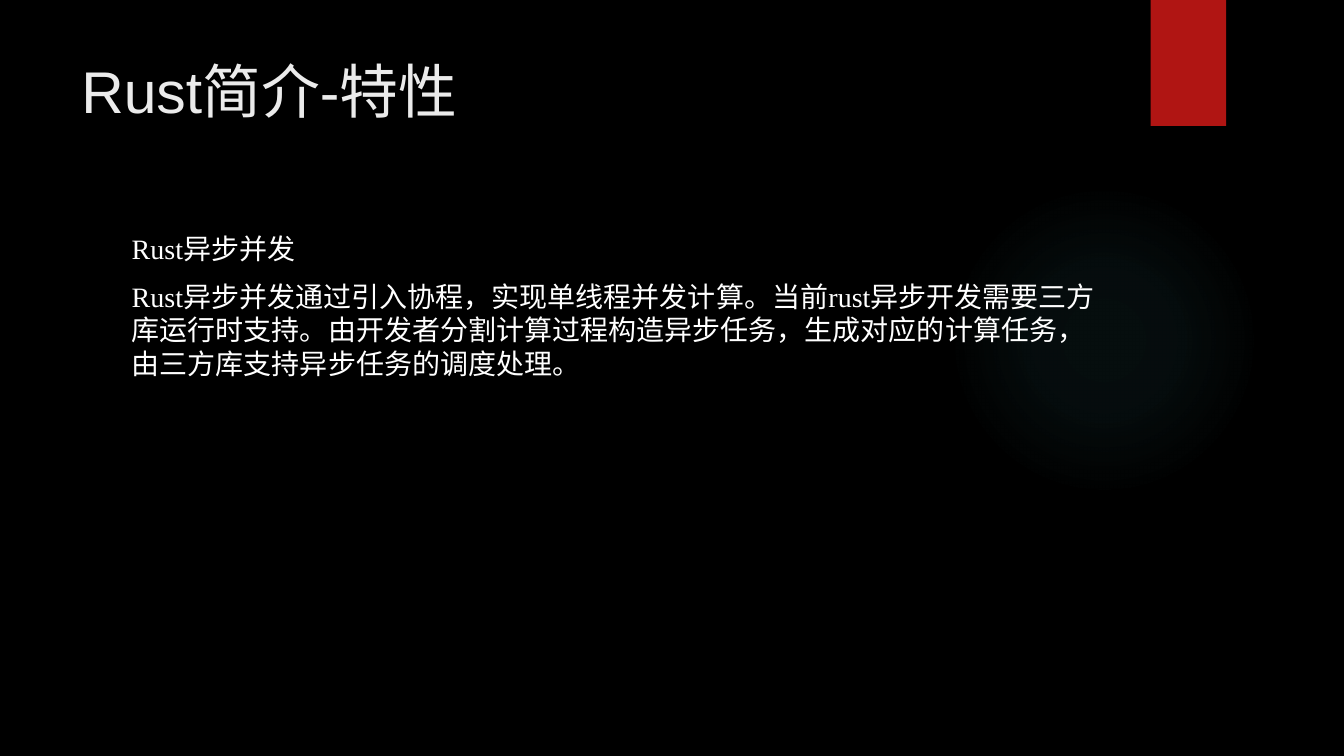
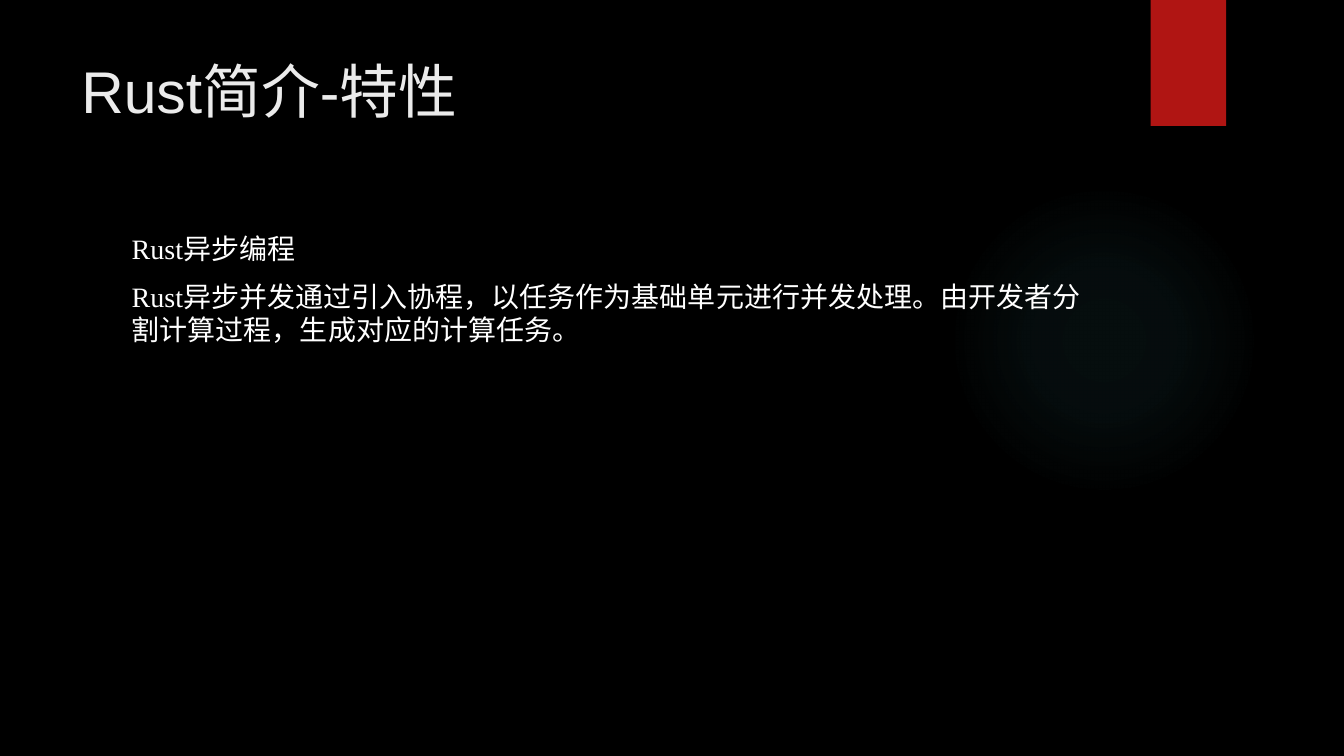
Before and after one commit to hengli-coder/rust_learning, a slide deck: slide 22 of Rust调研.pptx. Drawn at 1344x756 pixels with LibreOffice and Linux fonts; fonts in the diff are those of the drawing; background and template pictures are left out. Boxes give left, top, right and bottom in pixels: in the first picture for what was removed or moved away, otherwise in the second. Text is boxed around its words. In the diff, an @@ line names an element or a change of style, - is before the commit and + after.

```diff
--- a/Rust调研.pptx
+++ b/Rust调研.pptx
@@ text at (132,237,1081,343): text changed @@
-Rust异步并发
-Rust异步并发通过引入协程，实现单线程并发计算。当前rust异步开发需要三方库运行时支持。由开发者分割计算过程构造异步任务，生成对应的计算任务，由三方库支持异步任务的调度处理。
+Rust异步编程
+Rust异步并发通过引入协程，以任务作为基础单元进行并发处理。由开发者分割计算过程，生成对应的计算任务。
```
Also in this commit, not shown: 10 other slides changed, 5 slides added, 1 slide removed, 2 other files.
